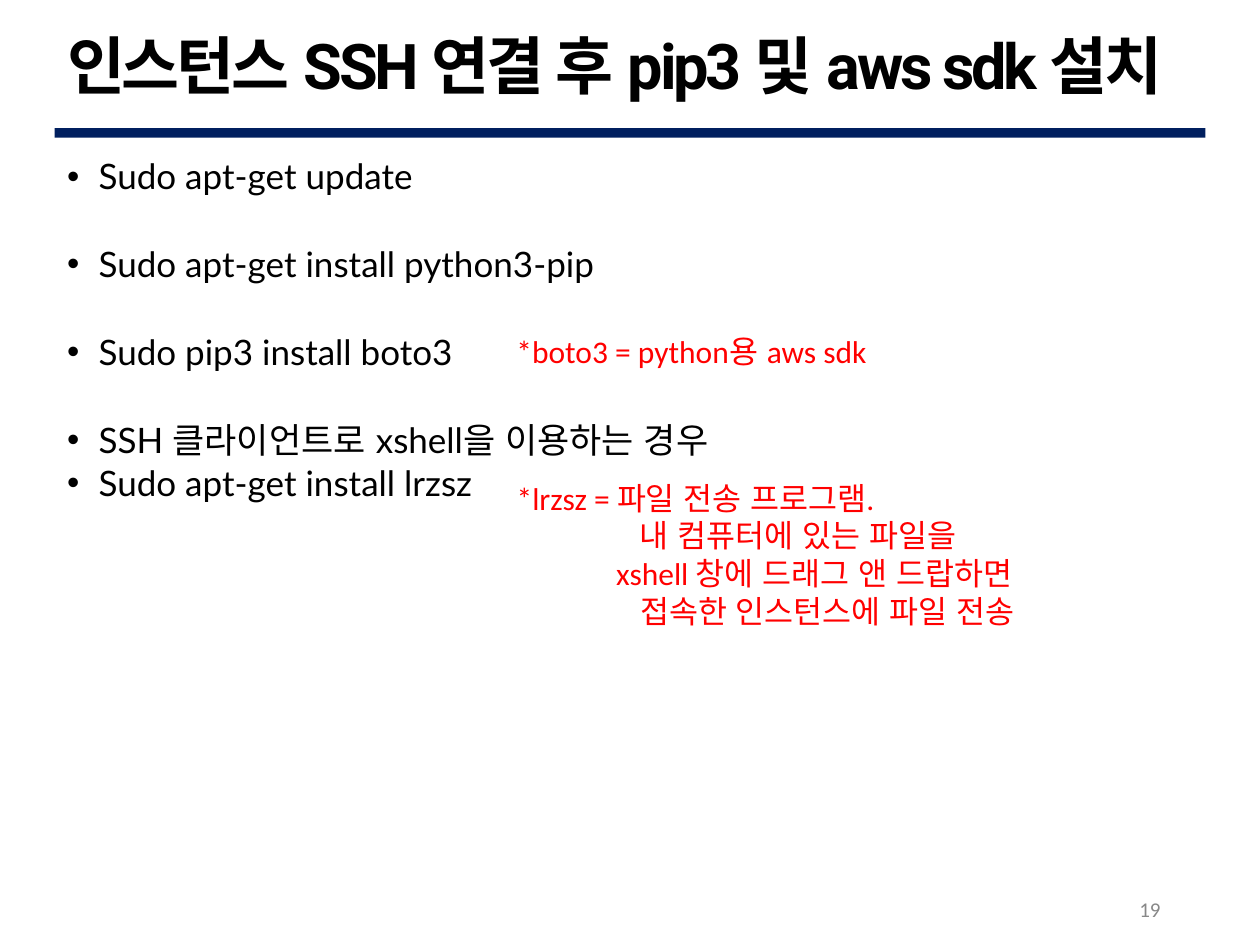
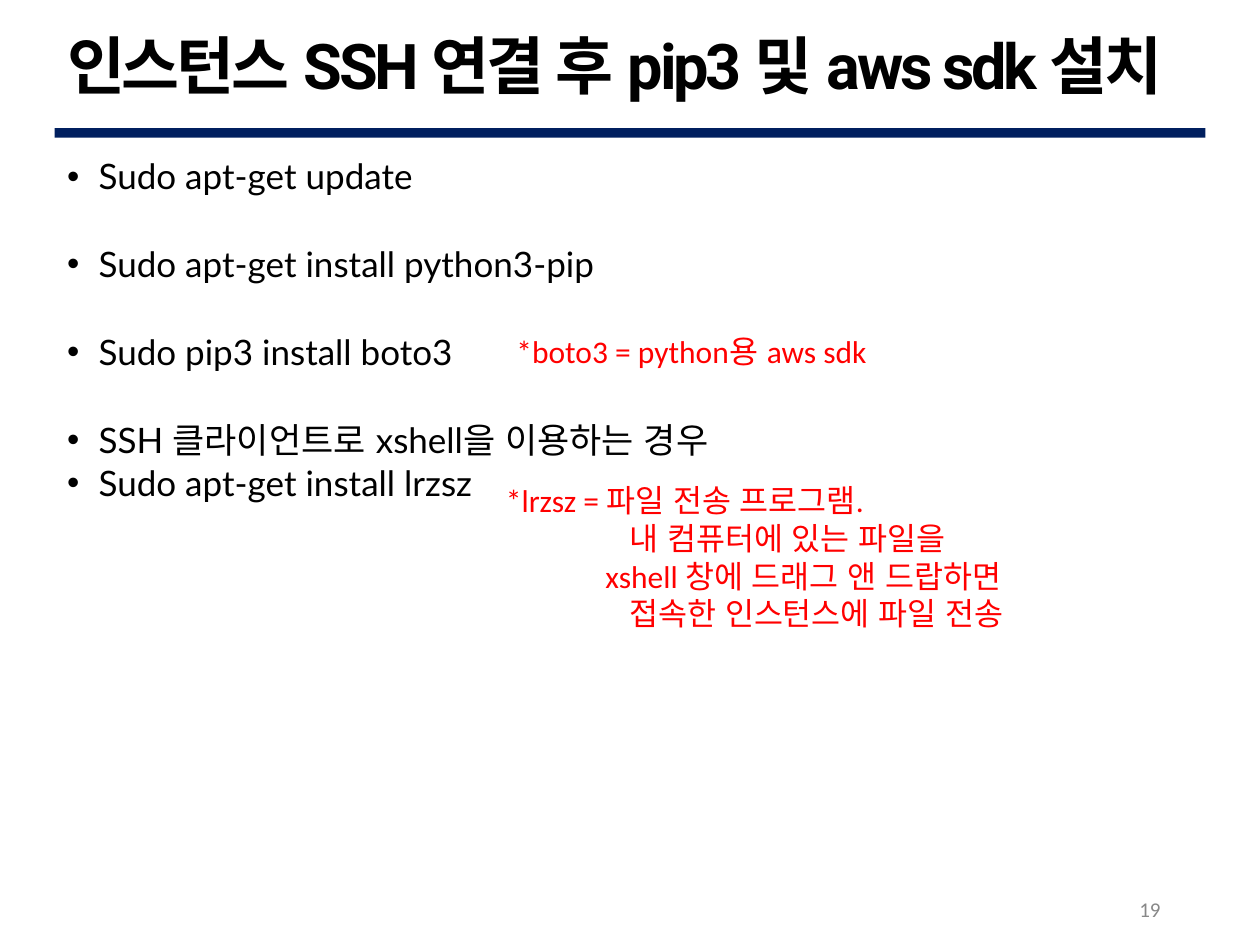
Before and after one commit to G0DCH/AWS_Rekognition_Slide, a slide deck: slide 19 of ppt/AWS Rekognition Slide.pptx. Drawn at 1260x945 pixels with LibreOffice and Linux fonts; fonts in the diff are those of the drawing; background and template pictures are left out. Boxes give left, top, right and bottom in pixels: in the first picture for what was removed or moved away, otherwise in the second. Text is boxed around its words. In the diff, an @@ line names an element or a change of style, - is before the commit and + after.

```diff
--- a/ppt/AWS Rekognition Slide.pptx
+++ b/ppt/AWS Rekognition Slide.pptx
@@ text "*lrzsz = 파일 전송 프로그램.": place and size @@
-text "*lrzsz = 파일 전송 프로그램." at [517, 484, 1014, 626]
+text "*lrzsz = 파일 전송 프로그램." at [506, 486, 1004, 628]
```
Also in this commit, not shown: 1 other slide changed, 29 slides added, 4 other files.
